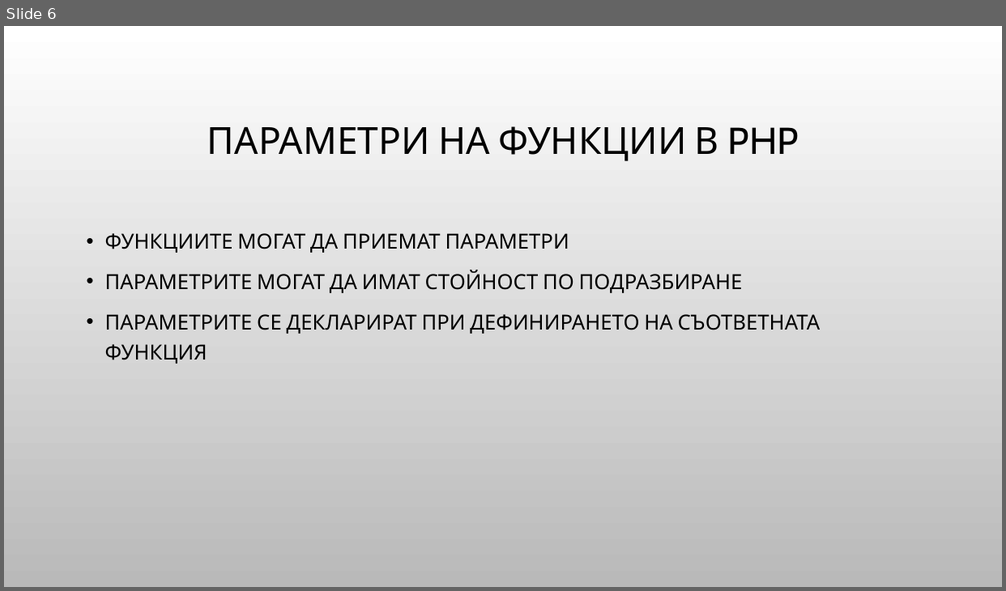
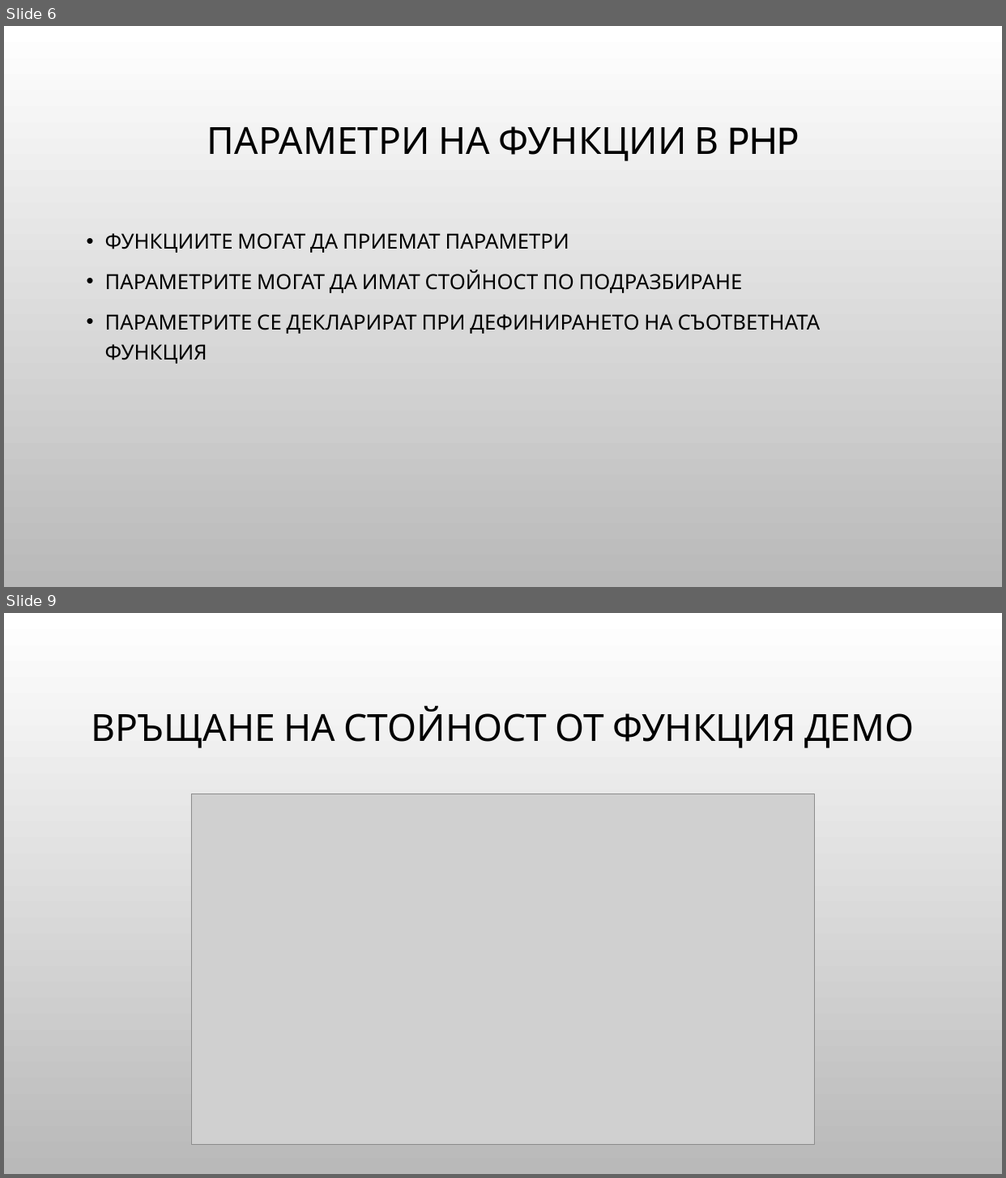
Before and after one commit to Bilyukov/php-mysql-course, a slide deck: 06.php-bacics-4.pptx. Shown one above the other, each under a label of ours: slide 6 before the commit, slides 6 and 9 after it; the slides between them are not shown. The pictures are 1006x591 and 1006x1178 pixels, drawn with LibreOffice and Linux fonts; fonts in the diff are those of the drawing; grey boxes stand for pictures; background and template pictures are left out. Boxes give left, top, right and bottom in pixels: in the first picture for what was removed or moved away, otherwise in the second. Text is boxed around its words. In the diff, an @@ line names an element or a change of style, - is before the commit and + after.

```diff
--- a/06.php-bacics-4.pptx
+++ b/06.php-bacics-4.pptx
@@ slide 9 added at [4, 613, 1002, 1174], background picture (left out) @@
@@ title added at [91, 706, 914, 748], 36 pt, text #000000 @@
+ВРЪЩАНЕ НА СТОЙНОСТ ОТ ФУНКЦИЯ ДЕМО
@@ picture added at [191, 794, 815, 1145] @@
```
Also in this commit, not shown: 15 other slides added, 5 other files.
